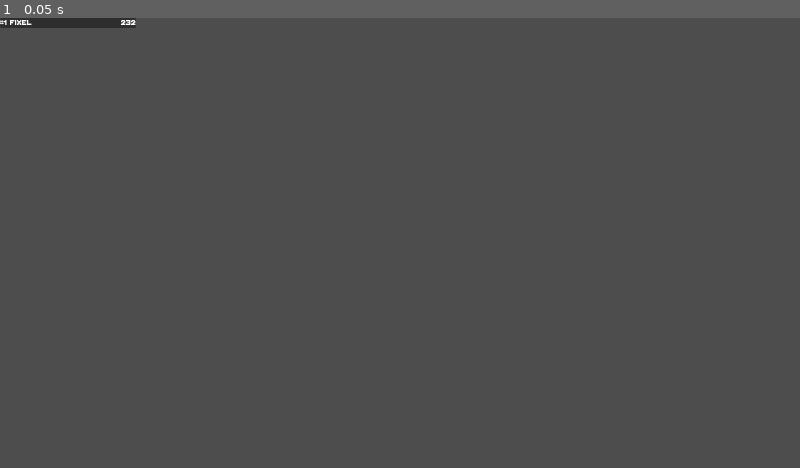
Above: before the commit, frame 1.
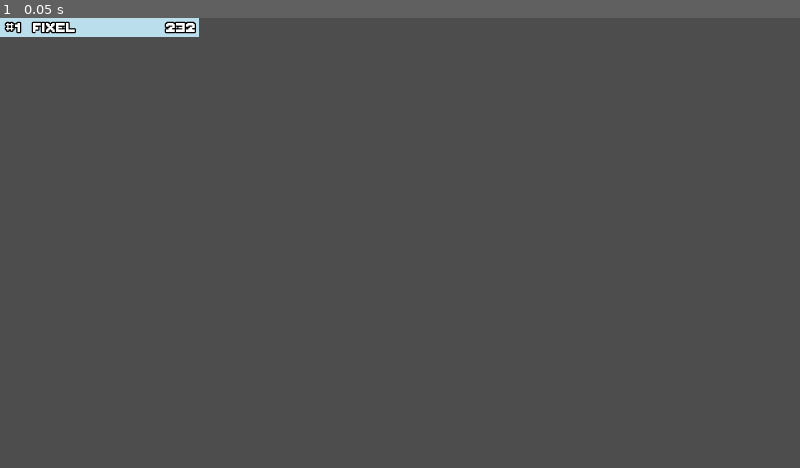
Above: after the commit, the same moment.

Repository: FixelDev/built-to-scale
Game: Godot game, scene res://scenes/game_over/leaderboard/player_score_item/player_score_item.tscn
Two runs of this game, one before a commit and one after it. Both use one fixed random seed, a clock stepped at 60 frames per second and the inputs below. This scene is started directly instead of the project's main scene.
Inputs:
- Up to frame 1 (0.05 s): no input

The runs differ from the first frame. In frame 1, 1.0% of the frame differs, in the area x 0-25%, y 0-5%.
Error in both runs: Attempt to call function 'get_as_text' in base 'null instance' on a null instance. (res://globals/globals.gd:22)

Commit message:
Added graphics for game over screen and leaderboard

Diff:
--- a/scenes/game/game.tscn
+++ b/scenes/game/game.tscn
@@ -1,9 +1,8 @@
-[gd_scene load_steps=71 format=3 uid="uid://caumargkuom31"]
+[gd_scene load_steps=68 format=3 uid="uid://caumargkuom31"]
 
 [ext_resource type="PackedScene" uid="uid://csf6q162d5e8q" path="res://scenes/game/player_console/scale_slider/scale_slider.tscn" id="1_5axh8"]
 [ext_resource type="Texture2D" uid="uid://cvhms6cgh6lo4" path="res://scenes/game/player_console/score_panel.png" id="1_5jlqo"]
-[ext_resource type="Shader" path="res://utilities/scrolling_pattern.gdshader" id="1_mkluw"]
-[ext_resource type="Texture2D" uid="uid://c80csbh010pkj" path="res://utilities/tiled_bg.png" id="1_rrnvl"]
+[ext_resource type="PackedScene" uid="uid://btiifqf5dtmh4" path="res://utilities/scrolling_bg.tscn" id="1_mijdp"]
 [ext_resource type="Texture2D" uid="uid://br8w1vhp54p7l" path="res://scenes/game/player_console/scale_slider/slider_x_handle_highlight.png" id="2_hwd4f"]
 [ext_resource type="Texture2D" uid="uid://ce3ikrj1vposp" path="res://scenes/game/player_console/table/table_top.png" id="2_i3xno"]
 [ext_resource type="Texture2D" uid="uid://b5v84g3t2pxod" path="res://scenes/game/player_console/scale_slider/slider_y_handle.png" id="2_mt5gp"]
@@ -40,16 +39,6 @@
 [ext_resource type="PackedScene" uid="uid://b3jayt3tv6ean" path="res://entities/game_object/box/box.tscn" id="29_frn3b"]
 [ext_resource type="PackedScene" uid="uid://6etj6v6ac1un" path="res://entities/game_object/cactus/cactus.tscn" id="29_qr1q6"]
 
-[sub_resource type="ShaderMaterial" id="ShaderMaterial_20xxp"]
-shader = ExtResource("1_mkluw")
-shader_parameter/speed = 0.05
-shader_parameter/color = Vector4(1, 1, 1, 1)
-
-[sub_resource type="StyleBoxTexture" id="StyleBoxTexture_nnigy"]
-texture = ExtResource("1_rrnvl")
-axis_stretch_horizontal = 1
-axis_stretch_vertical = 1
-
 [sub_resource type="StyleBoxFlat" id="StyleBoxFlat_rxm14"]
 bg_color = Color(0.498039, 0.439216, 0.541176, 1)
 
@@ -196,15 +185,7 @@
 
 [node name="Game" type="Node2D"]
 
-[node name="Panel" type="Panel" parent="."]
-texture_repeat = 2
-material = SubResource("ShaderMaterial_20xxp")
-offset_left = -235.0
-offset_top = 49.0
-offset_right = 1236.0
-offset_bottom = 859.0
-rotation = -0.265598
-theme_override_styles/panel = SubResource("StyleBoxTexture_nnigy")
+[node name="ScrollingBg" parent="." instance=ExtResource("1_mijdp")]
 
 [node name="UI" type="CanvasLayer" parent="."]
 
--- /dev/null
+++ b/scenes/game_over/game_over.gd
@@ -0,0 +1,9 @@
+extends Node2D
+
+
+func _on_try_again_button_pressed():
+	SceneManager.load_scene(SceneManager.game_scene)
+
+
+func _on_menu_button_pressed():
+	SceneManager.load_scene(SceneManager.menu_scene)
--- a/scenes/game_over/game_over.tscn
+++ b/scenes/game_over/game_over.tscn
@@ -1,9 +1,35 @@
-[gd_scene load_steps=3 format=3 uid="uid://bvyb3iwt2tvkv"]
+[gd_scene load_steps=11 format=3 uid="uid://bvyb3iwt2tvkv"]
 
+[ext_resource type="PackedScene" uid="uid://btiifqf5dtmh4" path="res://utilities/scrolling_bg.tscn" id="1_3wbv8"]
 [ext_resource type="Script" path="res://scenes/game_over/leaderboard/leaderboard.gd" id="1_8t0l3"]
+[ext_resource type="Script" path="res://scenes/game_over/game_over.gd" id="1_iljvm"]
 [ext_resource type="PackedScene" uid="uid://cbqi1tme1vmx" path="res://scenes/game_over/leaderboard/player_score_item/player_score_item.tscn" id="2_1bjiq"]
+[ext_resource type="Texture2D" uid="uid://crj8xhv4v1rr6" path="res://utilities/tiled_bg_yellow.png" id="2_218k6"]
+[ext_resource type="Texture2D" uid="uid://byt15jorpjfh4" path="res://scenes/game_over/leaderboard/leaderboard_panel.png" id="3_8b2cb"]
+[ext_resource type="FontFile" uid="uid://bomgmu63wr4da" path="res://fonts/ThaleahFat.ttf" id="6_cutsj"]
+
+[sub_resource type="StyleBoxTexture" id="StyleBoxTexture_vcgty"]
+texture = ExtResource("2_218k6")
+axis_stretch_horizontal = 1
+axis_stretch_vertical = 1
+
+[sub_resource type="StyleBoxTexture" id="StyleBoxTexture_n24ki"]
+texture = ExtResource("3_8b2cb")
+texture_margin_left = 19.0
+texture_margin_top = 22.0
+texture_margin_right = 22.0
+texture_margin_bottom = 19.0
+
+[sub_resource type="StyleBoxLine" id="StyleBoxLine_2xxs4"]
 
 [node name="GameOver" type="Node2D"]
+script = ExtResource("1_iljvm")
+
+[node name="ScrollingBg" parent="." instance=ExtResource("1_3wbv8")]
+offset_right = 278.0
+offset_bottom = 417.0
+scale = Vector2(2.89778, 2.89778)
+theme_override_styles/panel = SubResource("StyleBoxTexture_vcgty")
 
 [node name="UI" type="CanvasLayer" parent="."]
 
@@ -19,6 +45,7 @@
 offset_bottom = 20.0
 grow_horizontal = 2
 grow_vertical = 2
+theme_override_styles/panel = SubResource("StyleBoxTexture_n24ki")
 script = ExtResource("1_8t0l3")
 player_score_item_scene = ExtResource("2_1bjiq")
 
@@ -34,10 +61,50 @@
 
 [node name="Label" type="Label" parent="UI/Leaderboard/MarginContainer/VBoxContainer"]
 layout_mode = 2
-text = "LEADERBOARD"
+theme_override_colors/font_color = Color(0, 0, 0, 1)
+theme_override_font_sizes/font_size = 64
+text = "M.O.S  ranking"
 horizontal_alignment = 1
 vertical_alignment = 1
 
-[node name="PlayerScoreItemContainer" type="VBoxContainer" parent="UI/Leaderboard/MarginContainer/VBoxContainer"]
+[node name="HSeparator" type="HSeparator" parent="UI/Leaderboard/MarginContainer/VBoxContainer"]
+layout_mode = 2
+theme_override_styles/separator = SubResource("StyleBoxLine_2xxs4")
+
+[node name="ScrollContainer" type="ScrollContainer" parent="UI/Leaderboard/MarginContainer/VBoxContainer"]
+custom_minimum_size = Vector2(0, 300)
+layout_mode = 2
+horizontal_scroll_mode = 0
+
+[node name="PlayerScoreItemContainer" type="VBoxContainer" parent="UI/Leaderboard/MarginContainer/VBoxContainer/ScrollContainer"]
 unique_name_in_owner = true
 layout_mode = 2
+
+[node name="HBoxContainer" type="HBoxContainer" parent="UI"]
+anchors_preset = 12
+anchor_top = 1.0
+anchor_right = 1.0
+anchor_bottom = 1.0
+offset_top = -97.0
+offset_bottom = -56.0
+grow_horizontal = 2
+grow_vertical = 0
+theme_override_constants/separation = 150
+alignment = 1
+
+[node name="TryAgainButton" type="Button" parent="UI/HBoxContainer"]
+custom_minimum_size = Vector2(146.415, 0)
+layout_mode = 2
+theme_override_fonts/font = ExtResource("6_cutsj")
+theme_override_font_sizes/font_size = 32
+text = "Try Again"
+
+[node name="MenuButton" type="Button" parent="UI/HBoxContainer"]
+custom_minimum_size = Vector2(146.415, 0)
+layout_mode = 2
+theme_override_fonts/font = ExtResource("6_cutsj")
+theme_override_font_sizes/font_size = 32
+text = "Menu"
+
+[connection signal="pressed" from="UI/HBoxContainer/TryAgainButton" to="." method="_on_try_again_button_pressed"]
+[connection signal="pressed" from="UI/HBoxContainer/MenuButton" to="." method="_on_menu_button_pressed"]
--- a/scenes/game_over/leaderboard/player_score_item/player_score_item.gd
+++ b/scenes/game_over/leaderboard/player_score_item/player_score_item.gd
@@ -2,6 +2,6 @@
 
 
 func set_info(place: int, player_name: String, score: int) -> void:
-	%PlaceLabel.text = str(place)
+	%PlaceLabel.text = "#" + str(place)
 	%PlayerNameLabel.text = player_name
 	%PlayerScoreLabel.text = str(score)
--- a/scenes/game_over/leaderboard/player_score_item/player_score_item.tscn
+++ b/scenes/game_over/leaderboard/player_score_item/player_score_item.tscn
@@ -1,33 +1,56 @@
-[gd_scene load_steps=3 format=3 uid="uid://cbqi1tme1vmx"]
+[gd_scene load_steps=4 format=3 uid="uid://cbqi1tme1vmx"]
 
 [ext_resource type="Script" path="res://scenes/game_over/leaderboard/player_score_item/player_score_item.gd" id="1_6dqau"]
+
+[sub_resource type="StyleBoxFlat" id="StyleBoxFlat_oysrn"]
+bg_color = Color(0.735211, 0.868417, 0.928843, 1)
 
 [sub_resource type="StyleBoxEmpty" id="StyleBoxEmpty_r2o88"]
 
 [node name="PlayerScoreItem" type="PanelContainer"]
+theme_override_styles/panel = SubResource("StyleBoxFlat_oysrn")
 script = ExtResource("1_6dqau")
 
-[node name="HBoxContainer" type="HBoxContainer" parent="."]
+[node name="MarginContainer" type="MarginContainer" parent="."]
+layout_mode = 2
+theme_override_constants/margin_left = 10
+theme_override_constants/margin_right = 5
+
+[node name="HBoxContainer" type="HBoxContainer" parent="MarginContainer"]
 layout_mode = 2
 
-[node name="PlaceLabel" type="Label" parent="HBoxContainer"]
+[node name="PlaceLabel" type="Label" parent="MarginContainer/HBoxContainer"]
 unique_name_in_owner = true
 layout_mode = 2
+theme_override_colors/font_color = Color(1, 1, 1, 1)
+theme_override_constants/outline_size = 8
+theme_override_font_sizes/font_size = 32
 text = "#1"
 
-[node name="PlayerNameLabel" type="Label" parent="HBoxContainer"]
+[node name="VSeparator2" type="VSeparator" parent="MarginContainer/HBoxContainer"]
+layout_mode = 2
+theme_override_constants/separation = 10
+theme_override_styles/separator = SubResource("StyleBoxEmpty_r2o88")
+
+[node name="PlayerNameLabel" type="Label" parent="MarginContainer/HBoxContainer"]
 unique_name_in_owner = true
 layout_mode = 2
+theme_override_colors/font_color = Color(1, 1, 1, 1)
+theme_override_constants/outline_size = 8
+theme_override_font_sizes/font_size = 32
 text = "Fixel"
 
-[node name="VSeparator" type="VSeparator" parent="HBoxContainer"]
+[node name="VSeparator" type="VSeparator" parent="MarginContainer/HBoxContainer"]
 layout_mode = 2
 size_flags_horizontal = 3
 theme_override_constants/separation = 135
 theme_override_styles/separator = SubResource("StyleBoxEmpty_r2o88")
 
-[node name="PlayerScoreLabel" type="Label" parent="HBoxContainer"]
+[node name="PlayerScoreLabel" type="Label" parent="MarginContainer/HBoxContainer"]
 unique_name_in_owner = true
 layout_mode = 2
+theme_override_colors/font_color = Color(1, 1, 1, 1)
+theme_override_constants/outline_size = 8
+theme_override_font_sizes/font_size = 32
 text = "232"
 horizontal_alignment = 2
--- /dev/null
+++ b/utilities/scrolling_bg.tscn
@@ -0,0 +1,24 @@
+[gd_scene load_steps=5 format=3 uid="uid://btiifqf5dtmh4"]
+
+[ext_resource type="Shader" path="res://utilities/scrolling_pattern.gdshader" id="1_lcyl3"]
+[ext_resource type="Texture2D" uid="uid://c80csbh010pkj" path="res://utilities/tiled_bg.png" id="2_1ok6s"]
+
+[sub_resource type="ShaderMaterial" id="ShaderMaterial_20xxp"]
+shader = ExtResource("1_lcyl3")
+shader_parameter/speed = 0.05
+shader_parameter/color = Vector4(1, 1, 1, 1)
+
+[sub_resource type="StyleBoxTexture" id="StyleBoxTexture_nnigy"]
+texture = ExtResource("2_1ok6s")
+axis_stretch_horizontal = 1
+axis_stretch_vertical = 1
+
+[node name="ScrollingBg" type="Panel"]
+texture_repeat = 2
+material = SubResource("ShaderMaterial_20xxp")
+offset_left = -235.0
+offset_top = 49.0
+offset_right = 1236.0
+offset_bottom = 859.0
+rotation = -0.265598
+theme_override_styles/panel = SubResource("StyleBoxTexture_nnigy")
Binary file changed: room_project.aseprite
Binary file added: scenes/game_over/leaderboard/leaderboard_panel.aseprite
Binary file added: scenes/game_over/leaderboard/leaderboard_panel.png
Not shown, added: scenes/game_over/leaderboard/leaderboard_panel.png.import
Binary file added: utilities/tiled_bg_yellow.aseprite
Binary file added: utilities/tiled_bg_yellow.png
Not shown, added: utilities/tiled_bg_yellow.png.import
